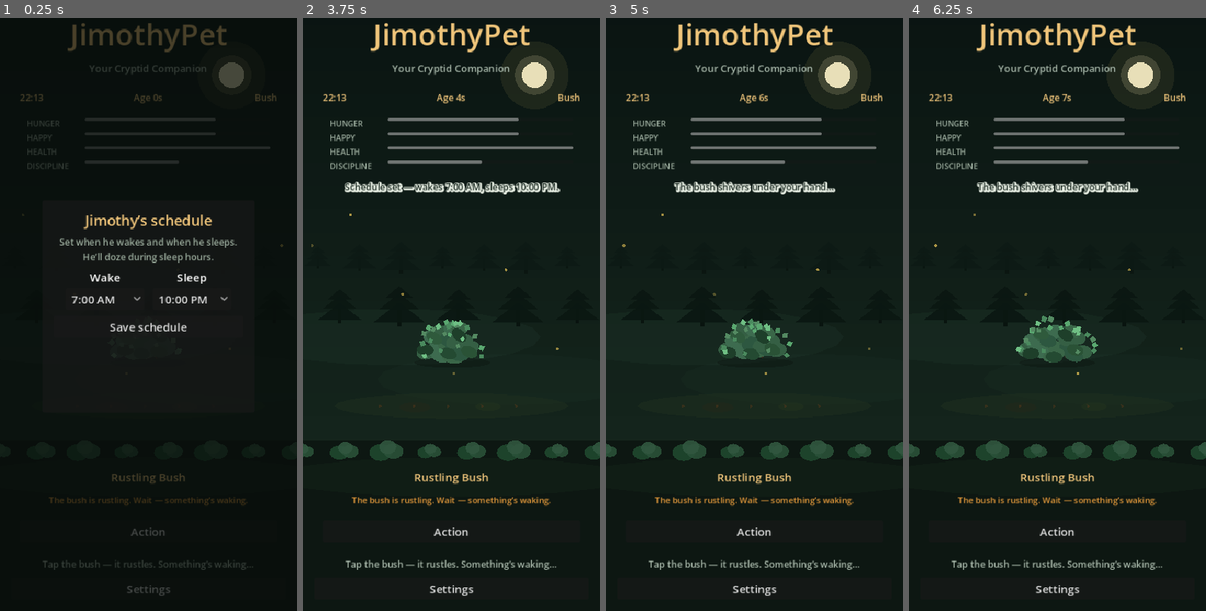
Above: before the commit, frames 1-4 (left to right).
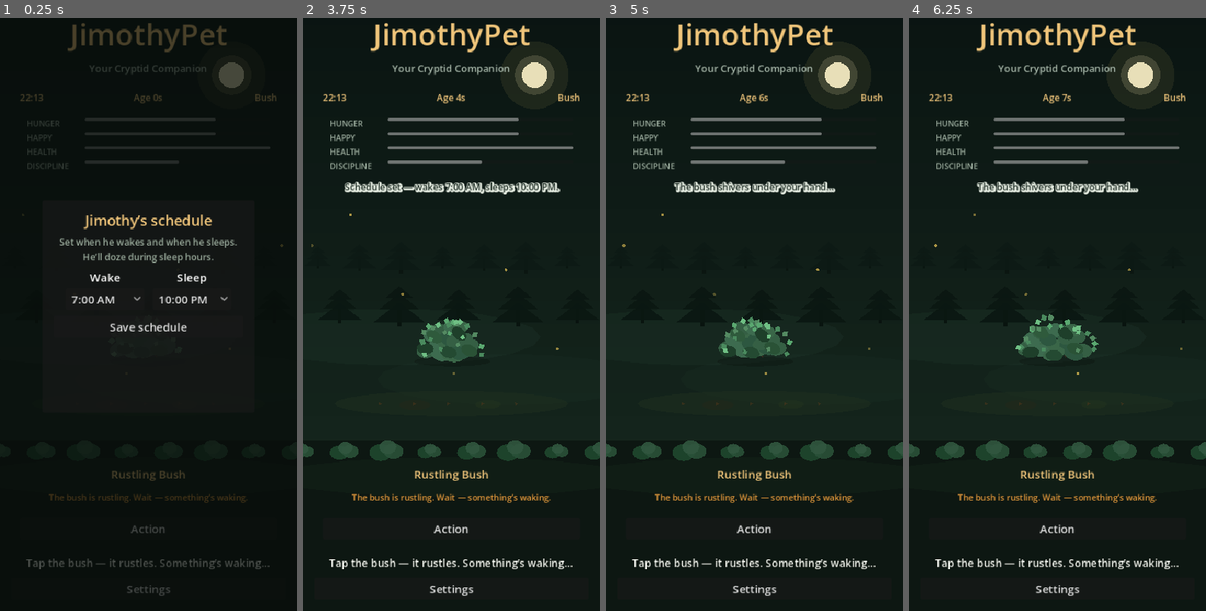
Above: after the commit, the same moments.

Repository: rgarn023/JimothyPet
Game: Godot game, scene res://scenes/main.tscn
Same seed, same stepped clock (60 frames per second), same inputs: the game is played once before the commit and once after it.
Inputs (mouse positions are in pixels of both pictures, inside the frame that each line leads up to):
- Up to frame 1 (0.25 s): no input
- Up to frame 2 (3.75 s): click "Action" at 0.5 s; click "7:00 AM" at 1.25 s; click "10:00 PM" at 2 s; click "Settings" at 2.75 s; click "Save schedule" at 3.5 s
- Up to frame 3 (5 s): drag from (754, 326) to (784, 172) at 4.27 s
- Up to frame 4 (6.25 s): drag from (998, 338) to (1042, 427) at 5.02 s; move the mouse to (1087, 172) at 5.77 s; hold D (ui_right) from 5.78 s (still down)

The runs differ from the first frame. In frame 1, 0.9% of the frame differs, in the area x 8-91%, y 76-94%; in frame 2, 2.1%; in frame 3, 2.1%; in frame 4, 2.1%, in the area x 8-91%, y 49-94%.

Commit message:
Improve bottom hint contrast over forest background
Use higher-contrast day/night colors plus outline/shadow so the
footer hint stays readable on the live backdrop (Godot + web).

Co-authored-by: rgarn023 <rgarn023@users.noreply.github.com>

Diff:
--- a/godot/scenes/main.tscn
+++ b/godot/scenes/main.tscn
@@ -273,8 +273,13 @@
 [node name="HintLabel" type="Label" parent="Margin/VBox"]
 unique_name_in_owner = true
 layout_mode = 2
-theme_override_colors/font_color = Color(0.603922, 0.670588, 0.611765, 1)
-theme_override_font_sizes/font_size = 13
+theme_override_colors/font_color = Color(0.956863, 0.968627, 0.941176, 1)
+theme_override_colors/font_shadow_color = Color(0.02, 0.05, 0.03, 0.9)
+theme_override_colors/font_outline_color = Color(0.02, 0.05, 0.03, 0.9)
+theme_override_constants/outline_size = 4
+theme_override_constants/shadow_offset_x = 0
+theme_override_constants/shadow_offset_y = 1
+theme_override_font_sizes/font_size = 15
 text = "Keep Jimothy fed, exercised, and in line."
 horizontal_alignment = 1
 autowrap_mode = 3
--- a/godot/scripts/main.gd
+++ b/godot/scripts/main.gd
@@ -112,13 +112,22 @@
 	var brand := Color("6a3f0c") if day else Color("f0c57a")
 	var muted := Color("2f4536") if day else Color("a8b8aa")
 	var ink := Color("15241a") if day else Color("eef5ea")
+	# Hint sits on the live forest backdrop — need stronger contrast than muted UI text.
+	var hint_col := Color("102018") if day else Color("f4f7f0")
+	var hint_shadow := Color(1, 1, 1, 0.82) if day else Color(0.02, 0.05, 0.03, 0.9)
 	if brand_label:
 		brand_label.add_theme_color_override("font_color", brand)
 	var tagline := get_node_or_null("Margin/VBox/Tagline") as Label
 	if tagline:
 		tagline.add_theme_color_override("font_color", muted)
 	if hint_label:
-		hint_label.add_theme_color_override("font_color", muted)
+		hint_label.add_theme_color_override("font_color", hint_col)
+		hint_label.add_theme_color_override("font_shadow_color", hint_shadow)
+		hint_label.add_theme_constant_override("shadow_offset_x", 0)
+		hint_label.add_theme_constant_override("shadow_offset_y", 1)
+		hint_label.add_theme_constant_override("outline_size", 4)
+		hint_label.add_theme_color_override("font_outline_color", hint_shadow)
+		hint_label.add_theme_font_size_override("font_size", 15)
 	if stage_name:
 		stage_name.add_theme_color_override("font_color", brand)
 	if clock_label:
Not shown, changed: dist/Jimothy-godot-only-4.7.1.zip
Not shown, changed: dist/Jimothy-web.zip
Not shown, changed: dist/JimothyPet-godot-4.7.1.zip
Not shown, changed: styles.css
Not shown, changed: sw.js
